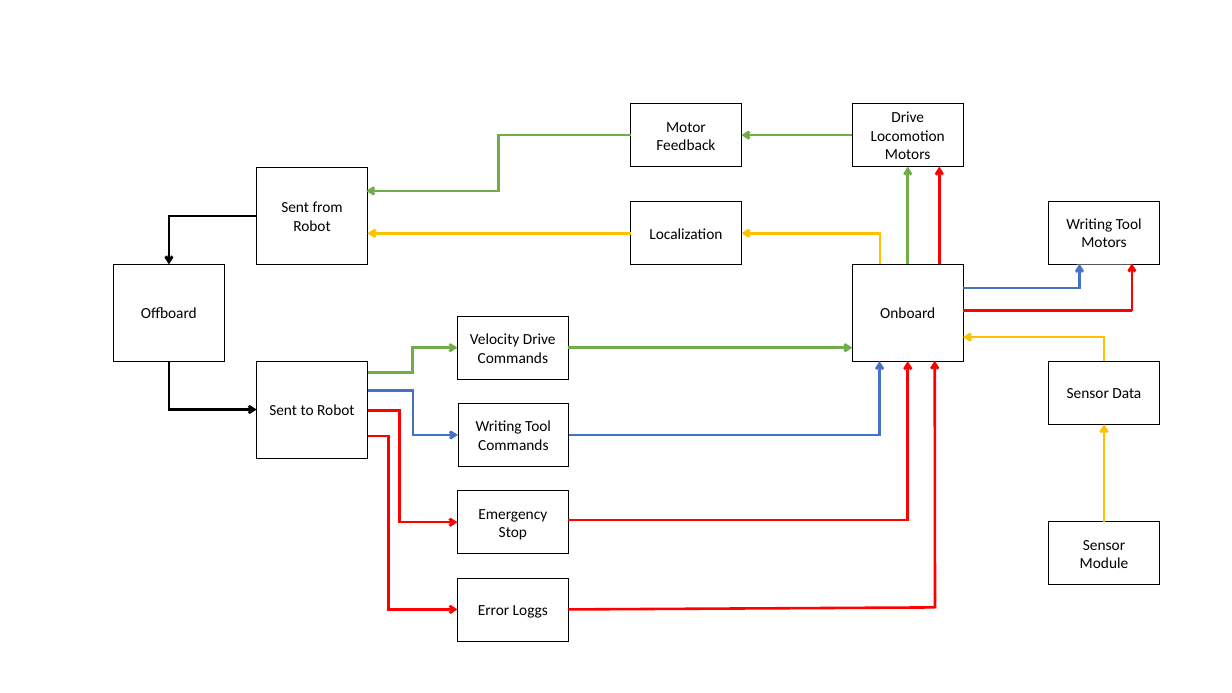
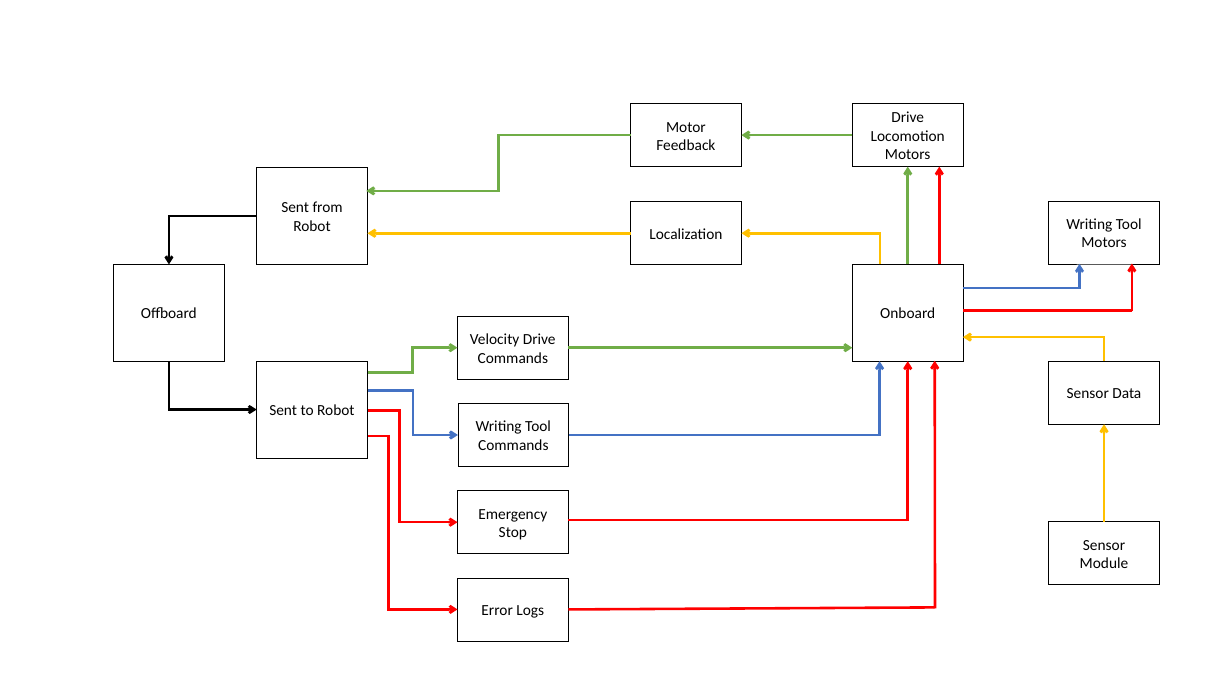
Before and after one commit to rachelholladay/robotics_capstone, a slide deck: slide 1 of concept_eval/diagrams/sw_arch_communication.pptx. Drawn at 1232x693 pixels with LibreOffice and Linux fonts; fonts in the diff are those of the drawing. Boxes give left, top, right and bottom in pixels: in the first picture for what was removed or moved away, otherwise in the second. Text is boxed around its words. In the diff, an @@ line names an element or a change of style, - is before the commit and + after.

```diff
--- a/concept_eval/diagrams/sw_arch_communication.pptx
+++ b/concept_eval/diagrams/sw_arch_communication.pptx
@@ text in rectangle at (481,605,544,618): text changed @@
-Error Loggs
+Error Logs
```
Also in this commit, not shown: 2 other files.
